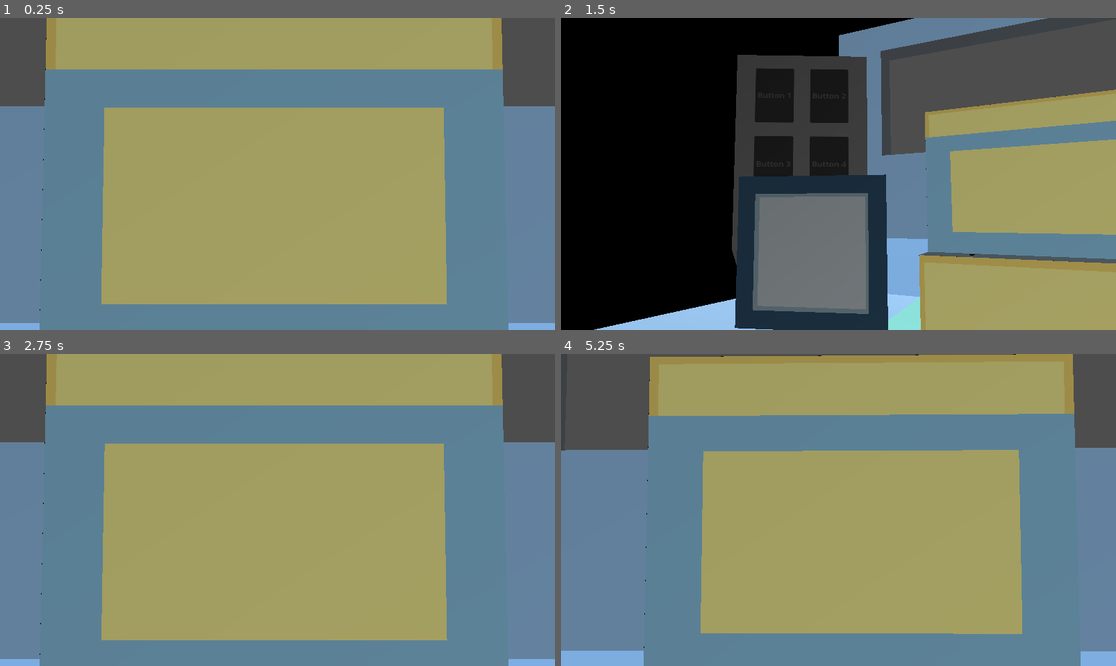
Above: before the commit, frames 1-4 (two rows, left to right).
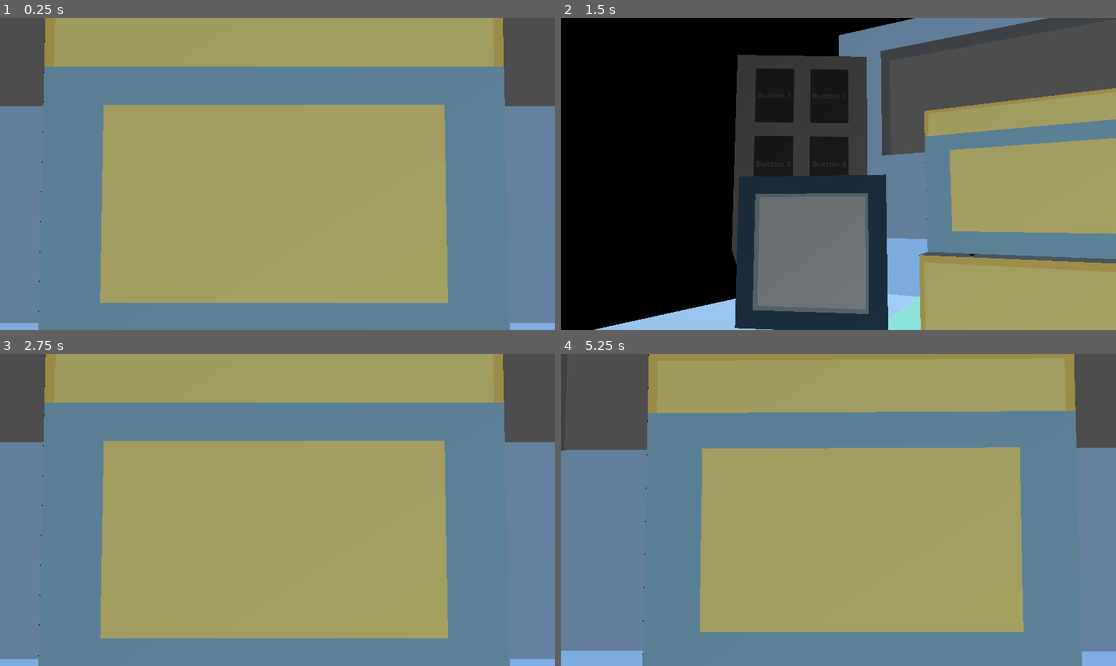
Above: after the commit, the same moments.

Repository: ATTOCORRECT/PianoVirus-ProjectFiles
Game: Godot game, scene res://Scenes/game.tscn
The game is run twice, just before and just after one commit, with the same random seed, the same clock (stepped at 60 frames per second) and the same inputs.
Inputs (mouse positions are in pixels of both pictures, inside the frame that each line leads up to):
- Up to frame 1 (0.25 s): no input
- Up to frame 2 (1.5 s): tap Enter at 0.5 s; move the mouse to (960, 158) at 0.52 s; hold S (look_down) 0.53-1.28 s; click (960, 158) at 0.67 s; move the mouse to (727, 189) at 1.27 s; tap A (look_left) at 1.35 s; click (727, 189) at 1.42 s
- Up to frame 3 (2.75 s): move the mouse to (333, 441) at 2.02 s; hold D (look_right) from 2.03 s (still down); click (333, 441) at 2.17 s
- Up to frame 4 (5.25 s): move the mouse to (810, 572) at 2.77 s; release D (look_right) at 2.78 s; tap W (look_up) at 2.85 s; click (810, 572) at 2.92 s; tap Space at 3.5 s; move the mouse to (1005, 556) at 3.52 s; hold S (look_down) 3.53-4.28 s; click (1005, 556) at 3.67 s; move the mouse to (672, 463) at 4.27 s; tap A (look_left) at 4.35 s; click (672, 463) at 4.42 s; move the mouse to (866, 510) at 5.02 s; hold D (look_right) from 5.03 s (still down); click (866, 510) at 5.17 s

The runs differ from the first frame. In frame 1, 1.9% of the frame differs, in the area x 6-92%, y 0-100%; in frame 2, 0.6%; in frame 3, 2.1%; in frame 4, 2.2%, in the area x 14-94%, y 0-100%.

Commit message:
Added Switch button to main scene

Diff:
--- a/just_space_things_godot/Scenes/game.tscn
+++ b/just_space_things_godot/Scenes/game.tscn
@@ -146,7 +146,7 @@
 transform = Transform3D(0.860324, 0, -0.509747, 0, 1, 0, 0.509747, 0, 0.860324, 1.79074, 0.637834, -3.21545)
 
 [node name="Interactive Button" parent="." instance=ExtResource("4_536go")]
-transform = Transform3D(0.5, 0, 0.866025, 0, 1, 0, -0.866025, 0, 0.5, -1.29771, -0.577002, -0.391513)
+transform = Transform3D(1, 0, 0, 0, 0.914042, -0.40562, 0, 0.40562, 0.914042, 0.55246, -0.408044, -1.47309)
 
 [node name="ScreenModels" type="Node" parent="."]
 
@@ -159,7 +159,7 @@
 transform = Transform3D(1, 0, 0, 0, 1, 0, 0, 0, 1, 0.00234294, -0.808399, -1.97882)
 
 [node name="Console" parent="ScreenModels/Console and Map" instance=ExtResource("5_rxhro")]
-transform = Transform3D(1, 0, 0, 0, 1, 0, 0, 0, 1.48969, -0.00661993, -0.808399, -2.29502)
+transform = Transform3D(1.007, 0, 0, 0, 1.007, 0, 0, 0, 1.5, -0.00661993, -0.808399, -2.29502)
 
 [node name="ShipBackground" parent="." instance=ExtResource("8_bmx4a")]
 transform = Transform3D(-3.0402e-07, 0, 5.10061, 0, 5.14956, 0, -5.10061, 0, -3.0402e-07, 0, -1.07617, -1.741)
--- a/just_space_things_godot/interactive_button.tscn
+++ b/just_space_things_godot/interactive_button.tscn
@@ -1,12 +1,22 @@
-[gd_scene load_steps=4 format=3 uid="uid://cm1b0io6v1ino"]
+[gd_scene load_steps=7 format=3 uid="uid://cm1b0io6v1ino"]
 
 [ext_resource type="Script" path="res://interactive_button_controller.gd" id="1_wejpb"]
 
 [sub_resource type="SphereShape3D" id="SphereShape3D_pkxdk"]
 radius = 0.2
 
+[sub_resource type="StandardMaterial3D" id="StandardMaterial3D_fllh1"]
+albedo_color = Color(0.828664, 0.600037, 0.916845, 1)
+
 [sub_resource type="PrismMesh" id="PrismMesh_w6yer"]
+material = SubResource("StandardMaterial3D_fllh1")
 size = Vector3(0.2, 0.2, 0.2)
+
+[sub_resource type="StandardMaterial3D" id="StandardMaterial3D_ukksg"]
+albedo_color = Color(1, 1, 0.188235, 1)
+
+[sub_resource type="CylinderMesh" id="CylinderMesh_4vd16"]
+material = SubResource("StandardMaterial3D_ukksg")
 
 [node name="Interactive Button" type="Node3D"]
 script = ExtResource("1_wejpb")
@@ -20,4 +30,8 @@
 transform = Transform3D(-4.37114e-08, 0, -1, 0.5, 0.866025, -2.18557e-08, 0.866025, -0.5, -3.78552e-08, 0, 0, 0)
 mesh = SubResource("PrismMesh_w6yer")
 
+[node name="MeshInstance3D2" type="MeshInstance3D" parent="."]
+transform = Transform3D(0.162887, 0, 0, 0, 0.0479453, -0.094796, 0, 0.0334857, 0.13573, 0, 0, 0.0263153)
+mesh = SubResource("CylinderMesh_4vd16")
+
 [connection signal="input_event" from="Area3D" to="." method="_on_area_3d_input_event"]
